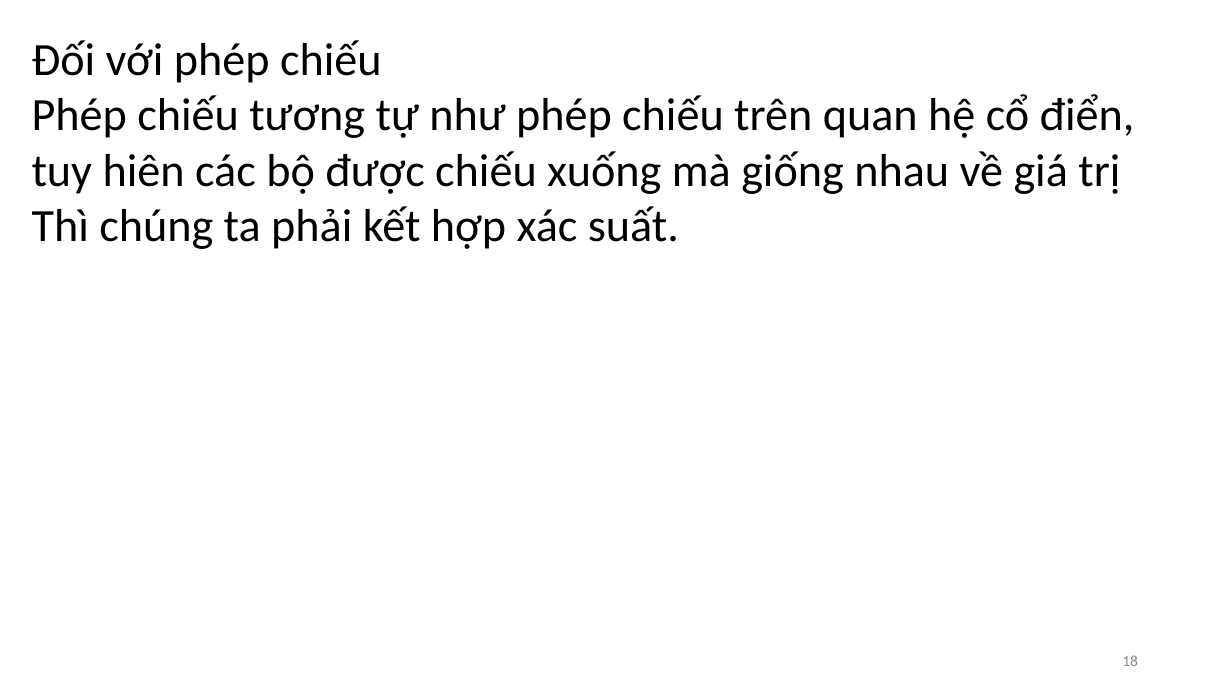
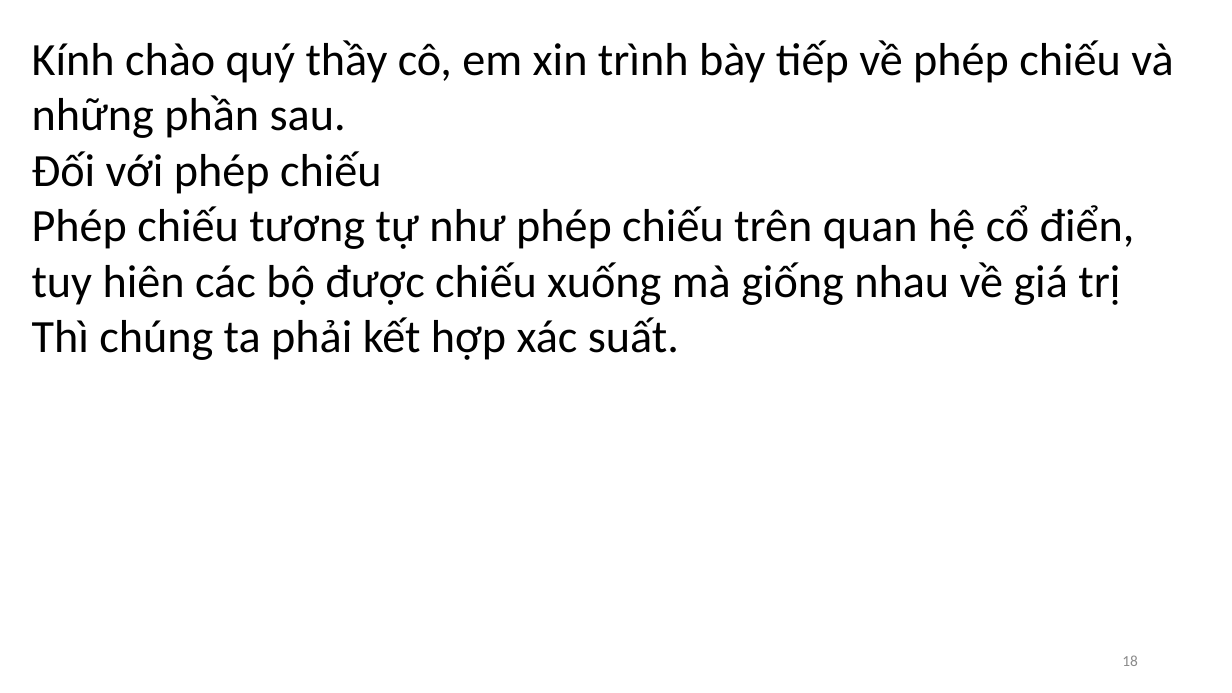
Before and after one commit to Nguyen-Dinh-Sang/PRDB_SQLine, a slide deck: slide 18 of Document/KLTN_Script.pptx. Drawn at 1232x693 pixels with LibreOffice and Linux fonts; fonts in the diff are those of the drawing. Boxes give left, top, right and bottom in pixels: in the first picture for what was removed or moved away, otherwise in the second. Text is boxed around its words. In the diff, an @@ line names an element or a change of style, - is before the commit and + after.

```diff
--- a/Document/KLTN_Script.pptx
+++ b/Document/KLTN_Script.pptx
@@ text at bbox=[32, 40, 1173, 138]: paragraph added @@
+Kính chào quý thầy cô, em xin trình bày tiếp về phép chiếu và những phần sau.
```
Also in this commit, not shown: 3 other files.
